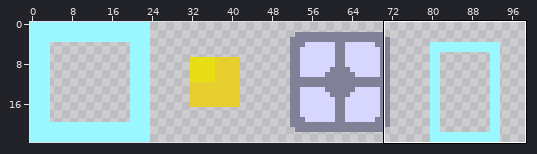
File history of a sprite sheet, assets/images/object_sheet.png. The picture above shows the old version from afar; the outline marks the close-up.
Close-up. Old version:
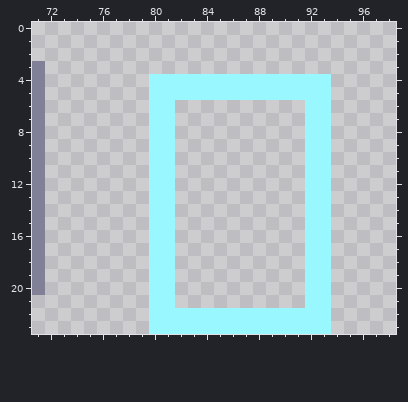
The file is 99x24 pixels. Shown: x 71..98, y 0..23.
After:
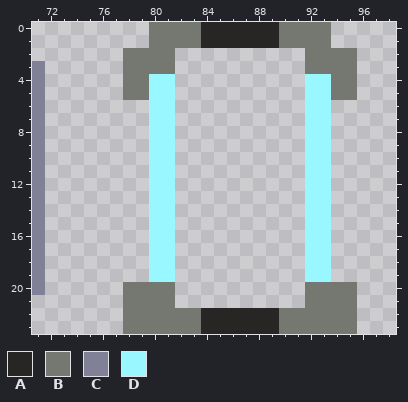
Palette (. is transparent): A #272625  B #757771  C #808097  D #99f7ff
Diff:
y 0..1: x 80..93 .............. -> BBBBAAAAAABBBB
y 2..3: x 78..81 .... -> BBBB; x 92..95 .... -> BBBB
y 4..5: x 78..79 .. -> BB; x 82..91 DDDDDDDDDD -> ..........; x 94..95 .. -> BB
y 20..21: x 78..81 ..DD -> BBBB; x 92..95 DD.. -> BBBB
y 22..23: x 78..95 ..DDDDDDDDDDDDDD.. -> BBBBBBAAAAAABBBBBB
